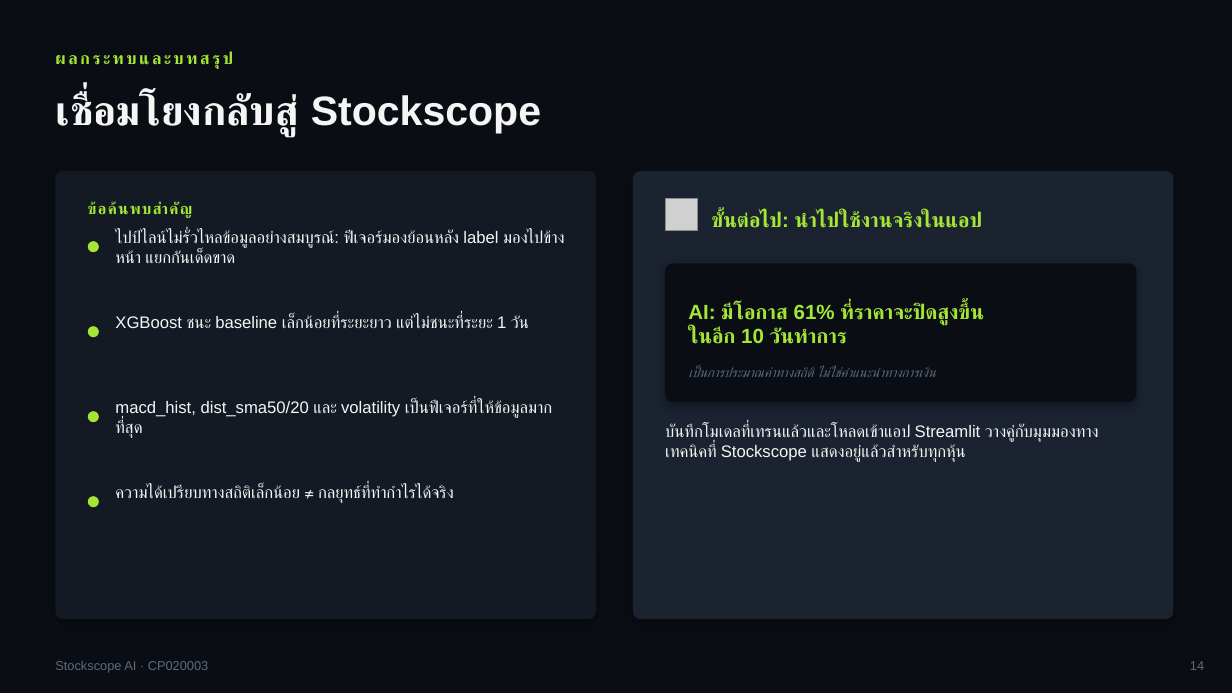
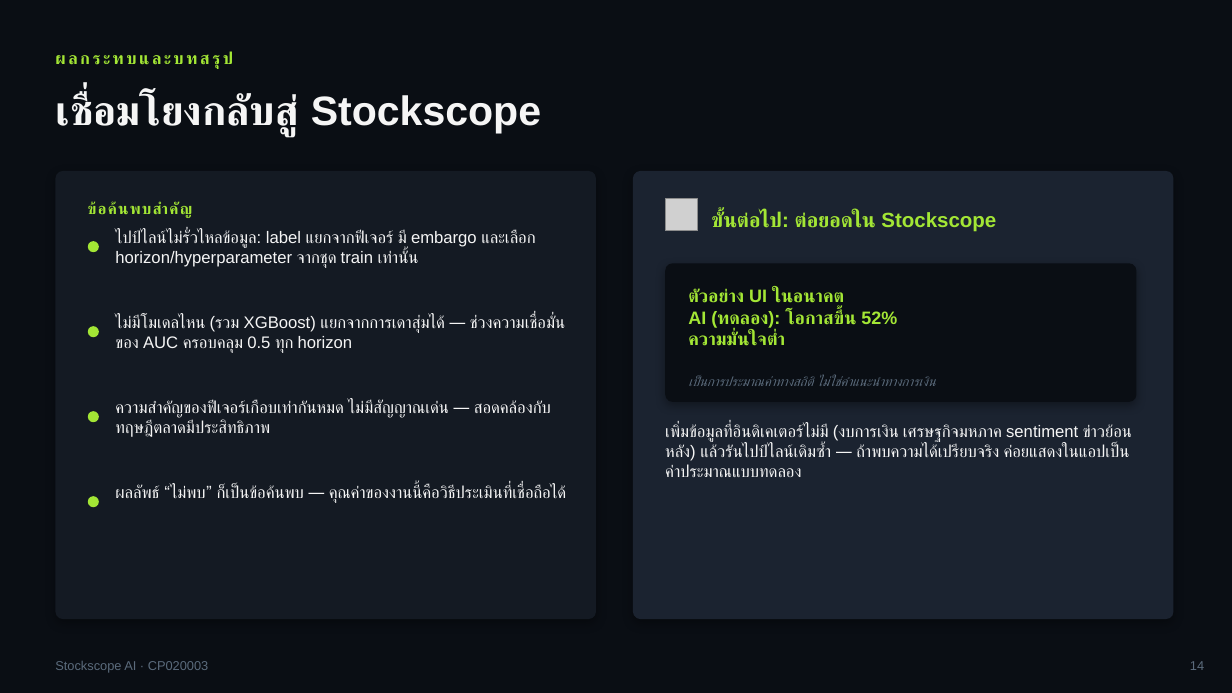
Before and after one commit to txphichatwanich19-rgb/stockscope, a slide deck: slide 14 of ml/stock_direction_presentation.pptx. Drawn at 1232x693 pixels with LibreOffice and Linux fonts; fonts in the diff are those of the drawing; grey boxes stand for pictures. Boxes give left, top, right and bottom in pixels: in the first picture for what was removed or moved away, otherwise in the second. Text is boxed around its words. In the diff, an @@ line names an element or a change of style, - is before the commit and + after.

```diff
--- a/ml/stock_direction_presentation.pptx
+++ b/ml/stock_direction_presentation.pptx
@@ text at <box>115,230,535,268</box>: text changed @@
-ไปป์ไลน์ไม่รั่วไหลข้อมูลอย่างสมบูรณ์: ฟีเจอร์มองย้อนหลัง label มองไปข้างหน้า แยกกันเด็ดขาด
+ไปป์ไลน์ไม่รั่วไหลข้อมูล: label แยกจากฟีเจอร์ มี embargo และเลือก horizon/hyperparameter จากชุด train เท่านั้น
@@ text at <box>711,211,996,232</box>: text changed @@
-ขั้นต่อไป: นำไปใช้งานจริงในแอป
+ขั้นต่อไป: ต่อยอดใน Stockscope
@@ text at <box>688,288,897,346</box>: text changed; size 16 to 14 pt @@
-AI: มีโอกาส 61% ที่ราคาจะปิดสูงขึ้น
-ในอีก 10 วันทำการ
+ตัวอย่าง UI ในอนาคต
+AI (ทดลอง): โอกาสขึ้น 52%
+ความมั่นใจต่ำ
@@ text at <box>115,315,565,353</box>: text changed @@
-XGBoost ชนะ baseline เล็กน้อยที่ระยะยาว แต่ไม่ชนะที่ระยะ 1 วัน
+ไม่มีโมเดลไหน (รวม XGBoost) แยกจากการเดาสุ่มได้ — ช่วงความเชื่อมั่นของ AUC ครอบคลุม 0.5 ทุก horizon
@@ text "เป็นการประมาณค่าทางสถิติ ไม่ใช่คำแนะนำทางการเงิน": place and size @@
-text "เป็นการประมาณค่าทางสถิติ ไม่ใช่คำแนะนำทางการเงิน" at <box>688,366,936,377</box>
+text "เป็นการประมาณค่าทางสถิติ ไม่ใช่คำแนะนำทางการเงิน" at <box>688,375,936,386</box>
@@ text at <box>115,400,551,437</box>: text changed @@
-macd_hist, dist_sma50/20 และ volatility เป็นฟีเจอร์ที่ให้ข้อมูลมากที่สุด
+ความสำคัญของฟีเจอร์เกือบเท่ากันหมด ไม่มีสัญญาณเด่น — สอดคล้องกับทฤษฎีตลาดมีประสิทธิภาพ
@@ text at <box>665,424,1132,477</box>: text changed @@
-บันทึกโมเดลที่เทรนแล้วและโหลดเข้าแอป Streamlit วางคู่กับมุมมองทางเทคนิคที่ Stockscope แสดงอยู่แล้วสำหรับทุกหุ้น
+เพิ่มข้อมูลที่อินดิเคเตอร์ไม่มี (งบการเงิน เศรษฐกิจมหภาค sentiment ข่าวย้อนหลัง) แล้วรันไปป์ไลน์เดิมซ้ำ — ถ้าพบความได้เปรียบจริง ค่อยแสดงในแอปเป็นค่าประมาณแบบทดลอง
@@ text at <box>115,485,566,503</box>: text changed @@
-ความได้เปรียบทางสถิติเล็กน้อย ≠ กลยุทธ์ที่ทำกำไรได้จริง
+ผลลัพธ์ “ไม่พบ” ก็เป็นข้อค้นพบ — คุณค่าของงานนี้คือวิธีประเมินที่เชื่อถือได้
```
Also in this commit, not shown: 8 other slides changed, 4 other files.
